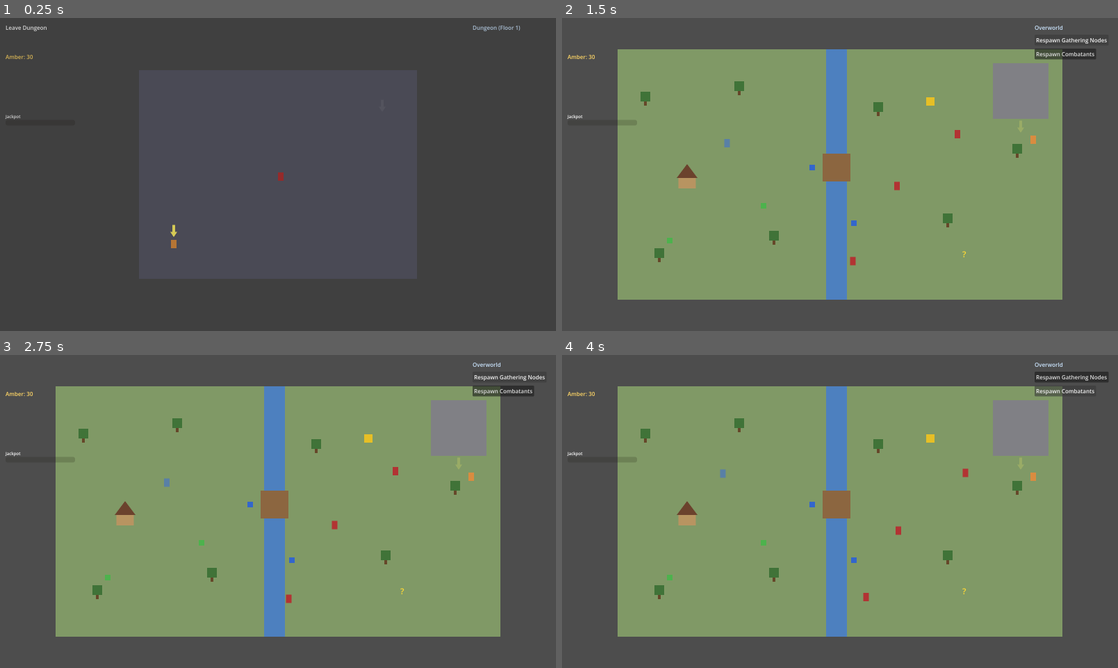
Above: before the commit, frames 1-4 (two rows, left to right).
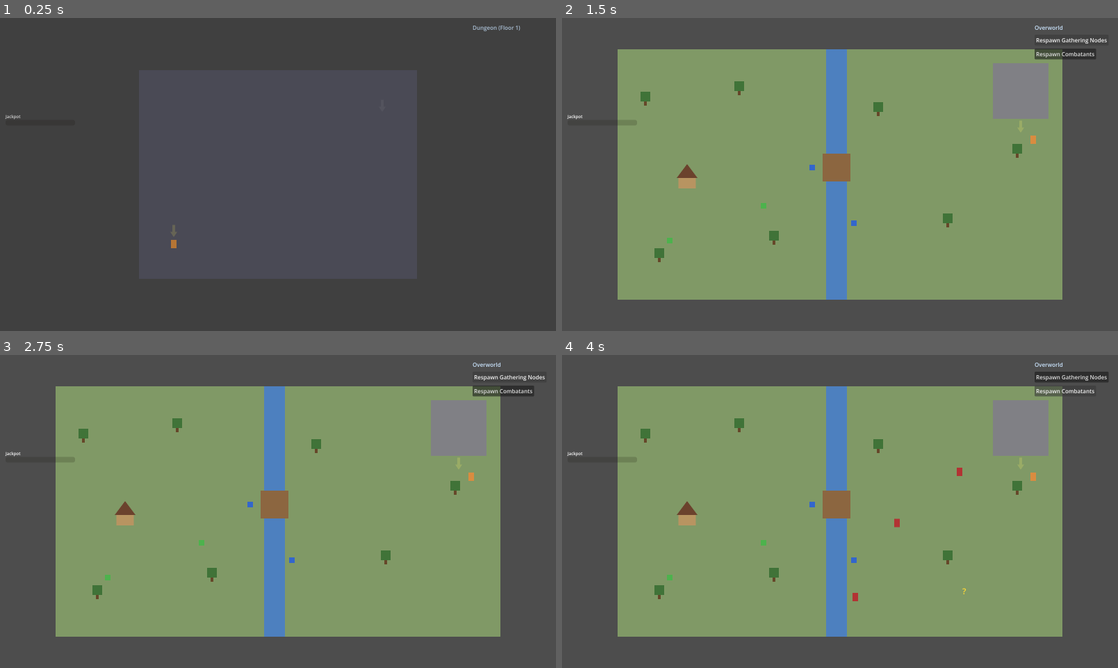
Above: after the commit, the same moments.

Repository: djkipyaboy/bunnies
Game: Godot game, scene res://world/dungeon_demo.tscn
Two runs of this game, one before a commit and one after it. Both use one fixed random seed, a clock stepped at 60 frames per second and the inputs below. This scene is started directly instead of the project's main scene.
Inputs (mouse positions are in pixels of both pictures, inside the frame that each line leads up to):
- Up to frame 1 (0.25 s): no input
- Up to frame 2 (1.5 s): move the mouse to (962, 158) at 0.52 s; hold D (move_right) 0.53-1.25 s; hold E (interact) 0.53-1.25 s; click (962, 158) at 0.67 s; click "Respawn Gathering Nodes" at 1.25 s
- Up to frame 3 (2.75 s): click "Respawn Gathering Nodes" at 2 s
- Up to frame 4 (4 s): click "Respawn Gathering Nodes" at 2.75 s; click "Respawn Combatants" at 3.5 s

The runs differ from the first frame. In frame 1, 0.1% of the frame differs, in the area x 1-51%, y 2-70%; in frame 2, 0.2%; in frame 3, 0.2%; in frame 4, 0.3%, in the area x 1-74%, y 11-79%.
Error after the commit: Parse Error: Static function "make_rider_attack()" not found in base "ActionReel". (res://combat/combatant.gd:1301)

Commit message:
feat(combat): replace RIDER_COMPOSITION with the 70%-hit ABILITY_COMPOSITION

Diff:
--- a/combat/resources/action_reel.gd
+++ b/combat/resources/action_reel.gd
@@ -79,34 +79,39 @@
 			face.rider_effect_id = &"bleed"
 	return reel
 
-## A resource-costing "called shot" is modestly more reliable than a free weapon swing (playtest
-## 2026-07-04, player-specified "at least a small benefit" for spending a resource): 1 crit-failure ·
-## 1 failure · 2 neutral · 5 success · 1 crit-success — hit rate (success + crit-success) 60%, up
-## from DEFAULT_COMPOSITION's 50%. [ASSUMPTION] tune by playtest, same as DEFAULT_COMPOSITION.
-const RIDER_COMPOSITION := [
-	[ReelFace.ResultTier.CRIT_FAILURE, 0.0, 1],
-	[ReelFace.ResultTier.FAILURE, 0.0, 1],
-	[ReelFace.ResultTier.NEUTRAL, 0.0, 2],
-	[ReelFace.ResultTier.SUCCESS, 1.0, 5],
-	[ReelFace.ResultTier.CRIT_SUCCESS, 2.0, 1],
+## The shared composition for every reel that exists because of a resource-costed ability — NOT
+## the plain weapon-swing baseline (2026-08-13 accuracy-stat spec §2, replacing the old
+## RIDER_COMPOSITION/make_rider_attack "called shot" concept). Removes the NEUTRAL tier entirely
+## (player's own least-favorite thing about combat: spending a resource and landing on a
+## no-damage utility result) and redistributes what used to be neutral into fail/success so the
+## base hit rate lands at 70% (before Finesse/Luck conversion): 5 crit-failure · 10 failure ·
+## 30 success · 5 crit-success, out of 50 faces. [ASSUMPTION] tune by playtest, same as
+## DEFAULT_COMPOSITION.
+const ABILITY_COMPOSITION := [
+	[ReelFace.ResultTier.CRIT_FAILURE, 0.0, 5],
+	[ReelFace.ResultTier.FAILURE, 0.0, 10],
+	[ReelFace.ResultTier.SUCCESS, 1.0, 30],
+	[ReelFace.ResultTier.CRIT_SUCCESS, 2.0, 5],
 ]
 
-## Builds a real weapon-attack reel whose SUCCESS/CRIT_SUCCESS faces ALSO carry [param rider_id],
-## using RIDER_COMPOSITION's slightly better odds (see its comment) rather than DEFAULT_COMPOSITION.
-## Unlike make_rend (multiplier zeroed, utility-only), this keeps real damage: the attack itself both
-## hits AND applies its rider on a hit. Used by Sundering Strike / Quake Slam / Jinx the Odds / Snare
-## Trap / Hex / Entangle / Crippling Shot (spec 2026-07-01 §4).
-static func make_rider_attack(type: DamageType, rider_id: StringName, bonus_vs_cc: bool = false) -> ActionReel:
+## Builds a real weapon-attack reel using ABILITY_COMPOSITION's more-reliable odds (see its comment)
+## rather than DEFAULT_COMPOSITION — every reel that exists because of a resource-costed ability
+## uses this, whether or not it carries a rider. When [param rider_id] is non-empty, it's attached
+## to every SUCCESS/CRIT_SUCCESS face (the attack both hits AND applies its rider on a hit). Used by
+## Flurry, Rend (via make_rend), Select Fate, Sundering Strike, Quake Slam, Jinx the Odds, Snare
+## Trap, Hex, Entangle, Crippling Shot, Mana Surge, Rampage, Collateral Damage, Big Bang, and
+## Earthquake (spec 2026-08-13 §2).
+static func make_ability_attack(type: DamageType, rider_id: StringName = &"", bonus_vs_cc: bool = false) -> ActionReel:
 	var reel: ActionReel = ActionReel.new()
 	reel.damage_type = type
 	reel.bonus_vs_cc = bonus_vs_cc
-	for entry: Array in RIDER_COMPOSITION:
+	for entry: Array in ABILITY_COMPOSITION:
 		var tier: ReelFace.ResultTier = entry[0]
 		var multiplier: float = entry[1]
 		var count: int = entry[2]
 		for i: int in range(count):
 			var face: ReelFace = _make_face(tier, multiplier)
-			if tier == ReelFace.ResultTier.SUCCESS or tier == ReelFace.ResultTier.CRIT_SUCCESS:
+			if rider_id != &"" and (tier == ReelFace.ResultTier.SUCCESS or tier == ReelFace.ResultTier.CRIT_SUCCESS):
 				face.rider_effect_id = rider_id
 			reel.faces.append(face)
 	reel.faces.shuffle()
--- /dev/null
+++ b/tests/test_ability_attack_reel.gd
@@ -0,0 +1,53 @@
+extends SceneTree
+
+# Headless test: ActionReel.make_ability_attack() — the shared composition for every reel that
+# exists because of a resource-costed ability (2026-08-13 accuracy-stat spec §2). Replaces the old
+# RIDER_COMPOSITION/make_rider_attack(): removes the NEUTRAL tier entirely and lands hit rate at
+# 70% (before any Finesse/Luck conversion), out of a 50-face strip: 5 crit-fail / 10 fail / 0
+# neutral / 30 success / 5 crit-success.
+# Run: "/c/bunnies/bunnies-main/Godot_v4.6.3-stable_win64_console.exe" --headless --path . --script res://tests/test_ability_attack_reel.gd
+
+var _failures: int = 0
+func _check(c: bool, l: String) -> void:
+	if c: print("  ok: ", l)
+	else: _failures += 1; push_error("FAIL: " + l); print("  FAIL: ", l)
+
+func _count(reel: ActionReel, tier: ReelFace.ResultTier) -> int:
+	var n: int = 0
+	for f: ReelFace in reel.faces:
+		if f.result_tier == tier: n += 1
+	return n
+
+func _initialize() -> void:
+	var T := ReelFace.ResultTier
+	var reel: ActionReel = ActionReel.make_ability_attack(null, &"sundered")
+
+	_check(reel.is_weapon_attack, "make_ability_attack reel joins paylines (unlike Rend)")
+	_check(reel.faces.size() == 50, "50-face strip (got %d)" % reel.faces.size())
+	_check(_count(reel, T.CRIT_FAILURE) == 5, "5 crit-failure faces (got %d)" % _count(reel, T.CRIT_FAILURE))
+	_check(_count(reel, T.FAILURE) == 10, "10 failure faces (got %d)" % _count(reel, T.FAILURE))
+	_check(_count(reel, T.NEUTRAL) == 0, "zero neutral faces — the whole point of this composition")
+	_check(_count(reel, T.SUCCESS) == 30, "30 success faces (got %d)" % _count(reel, T.SUCCESS))
+	_check(_count(reel, T.CRIT_SUCCESS) == 5, "5 crit-success faces (got %d)" % _count(reel, T.CRIT_SUCCESS))
+
+	var hit_count: int = 0
+	for f: ReelFace in reel.faces:
+		if f.result_tier == T.SUCCESS or f.result_tier == T.CRIT_SUCCESS:
+			hit_count += 1
+			_check(f.multiplier > 0.0, "hit face keeps real damage multiplier")
+			_check(f.rider_effect_id == &"sundered", "hit face carries the requested rider")
+	_check(hit_count == 35, "35 hit faces (30 success + 5 crit-success) = 70%% hit rate (got %d)" % hit_count)
+
+	# No-rider variant: used by every plain reel-count-adding ability (Flurry, Rampage, etc.)
+	var no_rider: ActionReel = ActionReel.make_ability_attack(null)
+	var no_rider_hit: bool = no_rider.faces.all(func(f: ReelFace) -> bool:
+		return f.rider_effect_id == &"" or (f.result_tier != T.SUCCESS and f.result_tier != T.CRIT_SUCCESS))
+	_check(no_rider_hit, "no rider_id passed -> no face carries a rider")
+
+	var cc_reel: ActionReel = ActionReel.make_ability_attack(null, &"weakened", true)
+	_check(cc_reel.bonus_vs_cc, "bonus_vs_cc flag set when requested")
+	var plain_reel: ActionReel = ActionReel.make_ability_attack(null, &"rooted")
+	_check(not plain_reel.bonus_vs_cc, "bonus_vs_cc defaults false")
+
+	print(("ABILITY ATTACK REEL TEST PASSED" if _failures == 0 else "ABILITY ATTACK REEL TEST FAILED: %d" % _failures))
+	quit(_failures)
--- a/tests/test_rider_attack_reel.gd
+++ /dev/null
@@ -1,22 +0,0 @@
-extends SceneTree
-
-func _check(cond: bool, label: String) -> void:
-	print(("ok " if cond else "FAIL ") + label)
-
-func _init() -> void:
-	var reel: ActionReel = ActionReel.make_rider_attack(null, &"sundered")
-	_check(reel.is_weapon_attack, "make_rider_attack reel joins paylines (unlike Rend)")
-	var hit_count: int = 0
-	for f: ReelFace in reel.faces:
-		if f.result_tier == ReelFace.ResultTier.SUCCESS or f.result_tier == ReelFace.ResultTier.CRIT_SUCCESS:
-			hit_count += 1
-			_check(f.multiplier > 0.0, "hit face keeps real damage multiplier")
-			_check(f.rider_effect_id == &"sundered", "hit face carries the requested rider")
-	_check(hit_count == 6, "6 hit faces (5 success + 1 crit-success) = 60%% hit rate, RIDER_COMPOSITION")
-	_check(reel.faces.size() == 10, "10-face strip, same as DEFAULT_COMPOSITION's total")
-
-	var cc_reel: ActionReel = ActionReel.make_rider_attack(null, &"weakened", true)
-	_check(cc_reel.bonus_vs_cc, "bonus_vs_cc flag set when requested")
-	var plain_reel: ActionReel = ActionReel.make_rider_attack(null, &"rooted")
-	_check(not plain_reel.bonus_vs_cc, "bonus_vs_cc defaults false")
-	quit()
